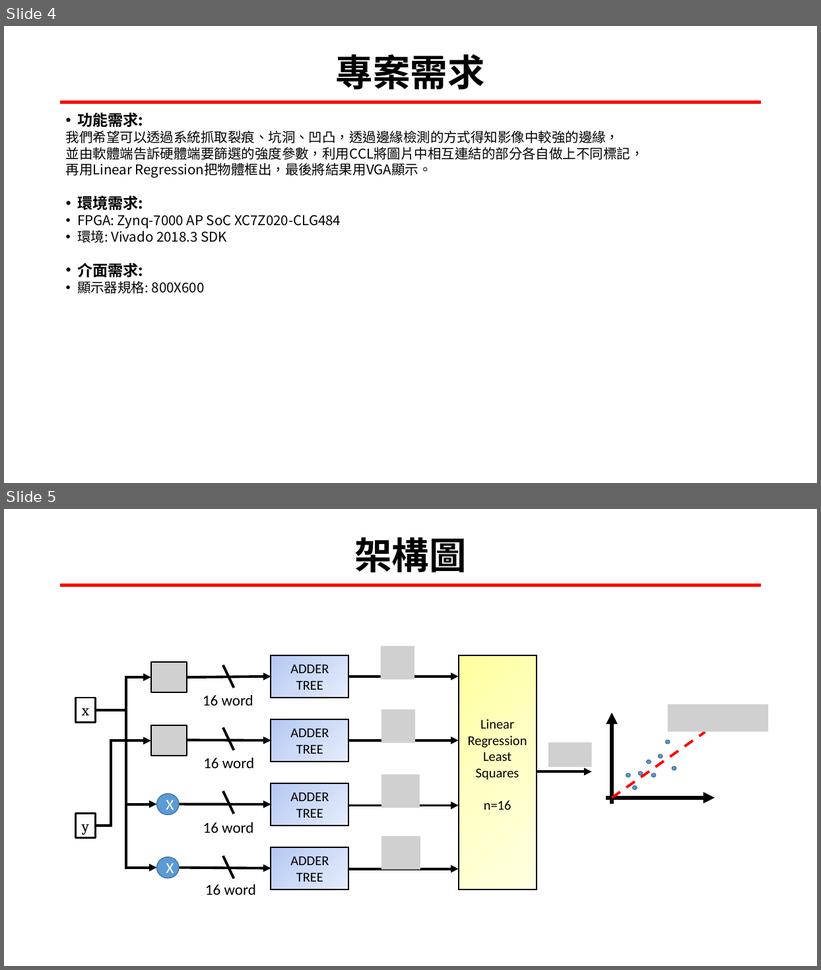
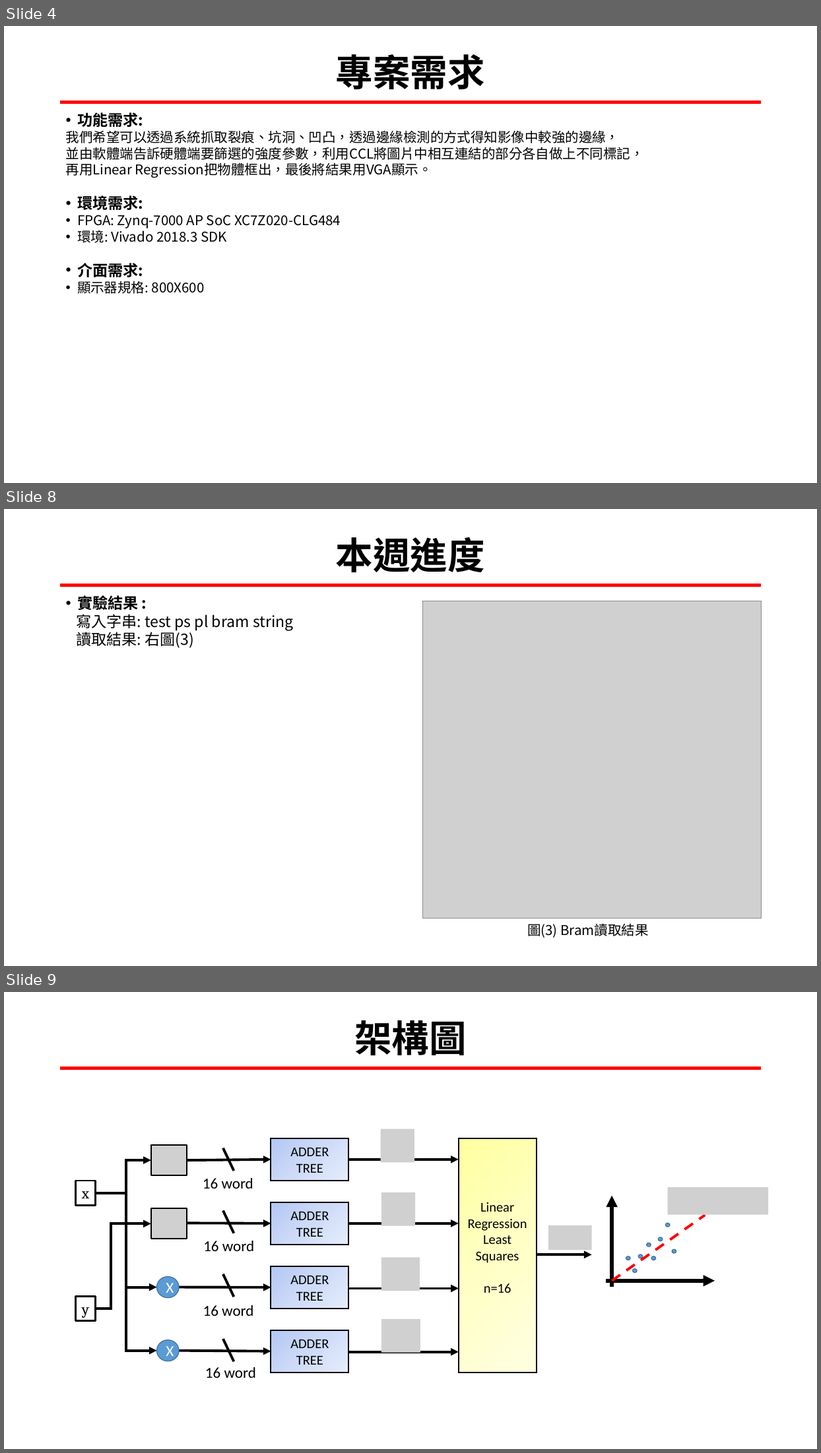
Before and after one commit to LIAO-YANXIANG/SYSTEM-ON-CHIP-DESIGN, a slide deck: DevelopmentLog/表面異物檢測實現於SoC.pptx. Shown one above the other, each under a label of ours: slides 4 and 5 before the commit, slides 4, 8 and 9 after it; the slides between them are not shown. The pictures are 821x970 and 821x1453 pixels, drawn with LibreOffice and Linux fonts; fonts in the diff are those of the drawing; grey boxes stand for pictures. Boxes give left, top, right and bottom in pixels: in the first picture for what was removed or moved away, otherwise in the second. Text is boxed around its words. In the diff, an @@ line names an element or a change of style, - is before the commit and + after.

Commit message:
2022/05/20 ~ 2022/05/27 1. AXI BRAM 使用 2. VGA 設計

```diff
--- a/DevelopmentLog/表面異物檢測實現於SoC.pptx
+++ b/DevelopmentLog/表面異物檢測實現於SoC.pptx
@@ slide 8 added at [4,509,817,966], background #FFFFFF; not listed: 1 template element that a slide beside it also shows @@
@@ title added at [336,537,485,572], 44 pt, text #000000, bold @@
+本週進度
@@ text added at [76,593,293,648], 18 pt, text #000000 @@
+• 實驗結果 :
+寫入字串: test ps pl bram string
+讀取結果: 右圖(3)
@@ picture added at [423,601,762,919] @@
@@ text added at [527,923,648,938], 16 pt, text #000000 @@
+圖(3) Bram讀取結果
@@ what was slide 5 is now slide 9 @@
```
Also in this commit, not shown: 2 slides changed, 3 other slides added, 1 other file.
